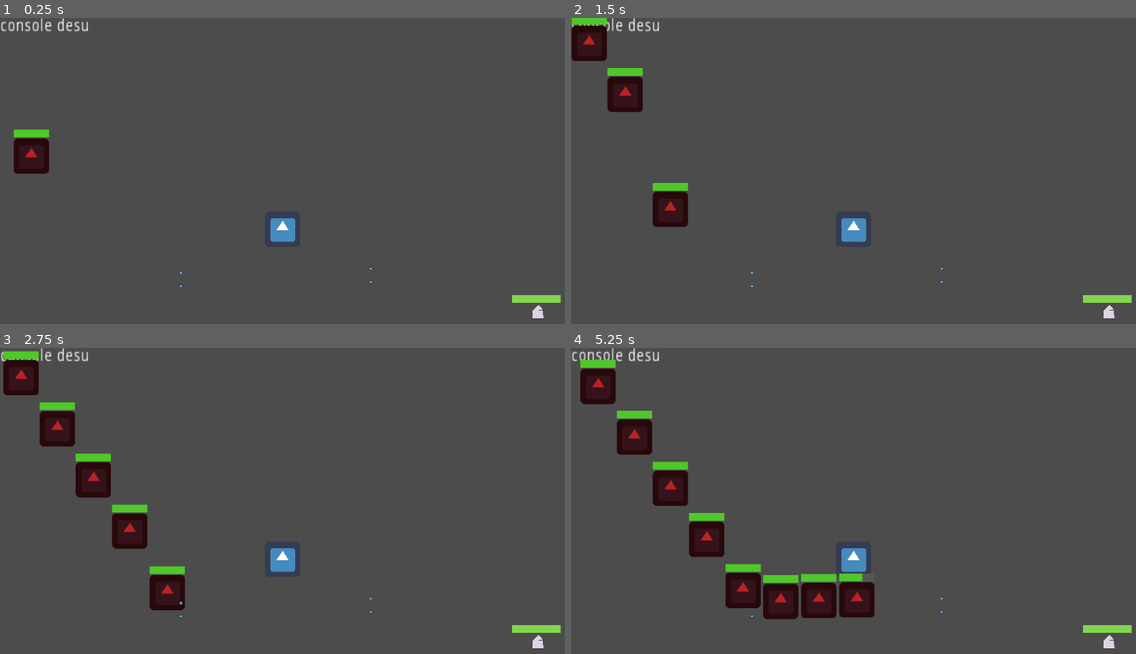
Above: before the commit, frames 1-4 (two rows, left to right).
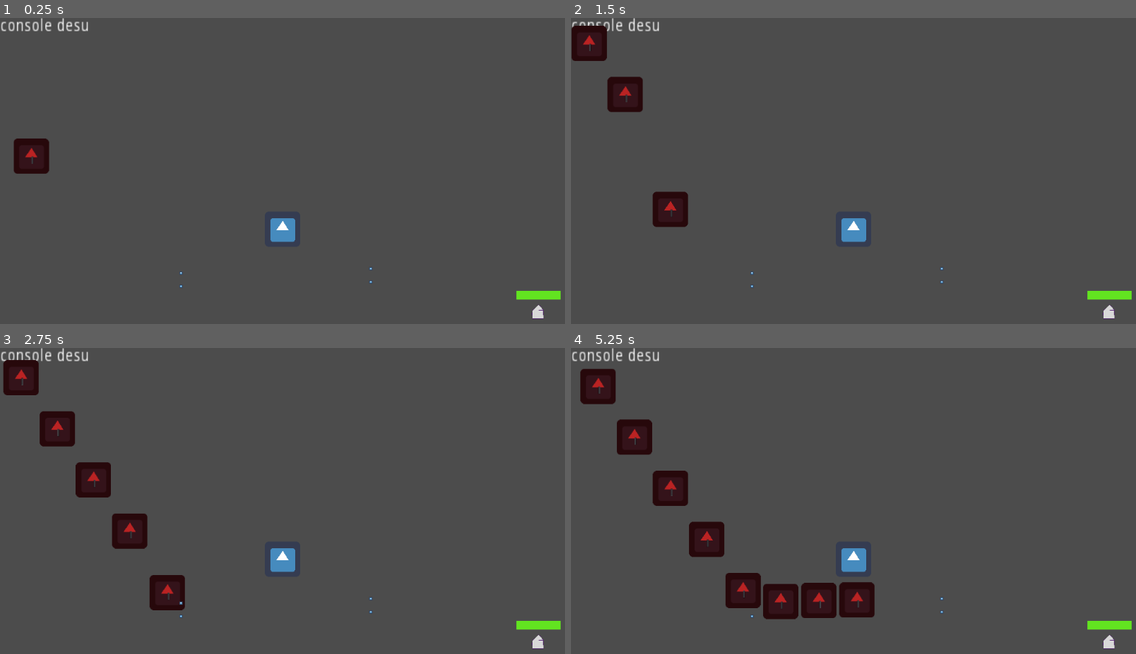
Above: after the commit, the same moments.

Repository: BeatMil/the_node
Game: Godot game, scene res://scene/stage1.tscn
Two runs of this game, one before a commit and one after it. Both use one fixed random seed, a clock stepped at 60 frames per second and the inputs below. The engine's default icon, where the game draws it, is replaced by a stand-in: a white triangle on a blue panel in a dark square.
Inputs:
- Up to frame 1 (0.25 s): no input
- Up to frame 2 (1.5 s): no input
- Up to frame 3 (2.75 s): no input
- Up to frame 4 (5.25 s): no input

The runs differ from the first frame. In frame 1, 0.5% of the frame differs, in the area x 2-100%, y 36-94%; in frame 2, 0.8%; in frame 3, 1.2%; in frame 4, 1.7%, in the area x 1-100%, y 3-94%.
Error after the commit: Parse Error: Can't assign to an expression (res://script/health_bar.gd:29)

Commit message:
Still in progress of making health_bar.tscn that changes color  Bug: All of the health bar has the same color regarless of health  Changes to be committed: 	new file:   media/stylebox/green_stylebox.tres 	modified:   prefab/enemy.tscn 	modified:   prefab/health_bar.tscn 	modified:   prefab/home.tscn 	modified:   project.godot 	modified:   scene/beat.tscn 	modified:   script/health_bar.gd

Diff:
--- /dev/null
+++ b/media/stylebox/green_stylebox.tres
@@ -0,0 +1,4 @@
+[gd_resource type="StyleBoxFlat" format=2]
+
+[resource]
+bg_color = Color( 0.388235, 0.898039, 0.129412, 1 )
--- a/prefab/enemy.tscn
+++ b/prefab/enemy.tscn
@@ -1,16 +1,10 @@
-[gd_scene load_steps=6 format=2]
+[gd_scene load_steps=4 format=2]
 
 [ext_resource path="res://icon.png" type="Texture" id=1]
 [ext_resource path="res://script/enemy.gd" type="Script" id=2]
 
 [sub_resource type="RectangleShape2D" id=1]
 extents = Vector2( 32, 32 )
-
-[sub_resource type="StyleBoxFlat" id=2]
-bg_color = Color( 0.309804, 0.788235, 0.168627, 1 )
-
-[sub_resource type="StyleBoxFlat" id=3]
-bg_color = Color( 0.341176, 0.341176, 0.341176, 1 )
 
 [node name="enemy" type="Node2D"]
 script = ExtResource( 2 )
@@ -30,16 +24,8 @@
 [node name="Tween" type="Tween" parent="."]
 
 [node name="health_bar" type="ProgressBar" parent="."]
-margin_left = -32.0
-margin_top = -48.0
-margin_right = 32.0
-margin_bottom = -34.0
-custom_styles/fg = SubResource( 2 )
-custom_styles/bg = SubResource( 3 )
-max_value = 3.0
-step = 1.0
-value = 2.0
-percent_visible = false
+margin_right = 4.0
+margin_bottom = 14.0
 __meta__ = {
 "_edit_use_anchors_": false
 }
--- a/prefab/health_bar.tscn
+++ b/prefab/health_bar.tscn
@@ -1,9 +1,7 @@
 [gd_scene load_steps=4 format=2]
 
 [ext_resource path="res://script/health_bar.gd" type="Script" id=1]
-
-[sub_resource type="StyleBoxFlat" id=1]
-bg_color = Color( 0.811765, 0.811765, 0.811765, 1 )
+[ext_resource path="res://media/stylebox/green_stylebox.tres" type="StyleBox" id=2]
 
 [sub_resource type="StyleBoxFlat" id=2]
 bg_color = Color( 0.192157, 0.192157, 0.192157, 1 )
@@ -11,7 +9,7 @@
 [node name="health_bar" type="ProgressBar"]
 margin_right = 80.0
 margin_bottom = 16.0
-custom_styles/fg = SubResource( 1 )
+custom_styles/fg = ExtResource( 2 )
 custom_styles/bg = SubResource( 2 )
 max_value = 10.0
 step = 1.0
--- a/prefab/home.tscn
+++ b/prefab/home.tscn
@@ -1,15 +1,10 @@
-[gd_scene load_steps=6 format=2]
+[gd_scene load_steps=5 format=2]
 
 [ext_resource path="res://media/home.png" type="Texture" id=1]
 [ext_resource path="res://script/home.gd" type="Script" id=2]
+[ext_resource path="res://prefab/health_bar.tscn" type="PackedScene" id=3]
 
 [sub_resource type="RectangleShape2D" id=1]
-
-[sub_resource type="StyleBoxFlat" id=2]
-bg_color = Color( 0.513726, 0.843137, 0.305882, 1 )
-
-[sub_resource type="StyleBoxFlat" id=3]
-bg_color = Color( 0.345098, 0.345098, 0.345098, 1 )
 
 [node name="home" type="Node2D"]
 script = ExtResource( 2 )
@@ -23,20 +18,9 @@
 scale = Vector2( 0.0703125, 0.0703125 )
 texture = ExtResource( 1 )
 
-[node name="health_bar" type="ProgressBar" parent="."]
-anchor_left = 1.0
-anchor_right = 1.0
-margin_left = -48.0
-margin_top = -32.0
+[node name="health_bar" parent="." instance=ExtResource( 3 )]
+margin_left = -40.0
+margin_top = -40.0
 margin_right = 40.0
-margin_bottom = -18.0
-custom_styles/fg = SubResource( 2 )
-custom_styles/bg = SubResource( 3 )
-max_value = 10.0
-step = 1.0
-value = 1.0
-percent_visible = false
-__meta__ = {
-"_edit_use_anchors_": false
-}
+margin_bottom = -24.0
 [connection signal="area_entered" from="Area2D" to="." method="_on_Area2D_area_entered"]
--- a/project.godot
+++ b/project.godot
@@ -19,6 +19,10 @@
 run/main_scene="res://scene/stage1.tscn"
 config/icon="res://icon.png"
 
+[display]
+
+window/size/always_on_top=true
+
 [input]
 
 script={
--- a/scene/beat.tscn
+++ b/scene/beat.tscn
@@ -1,8 +1,9 @@
-[gd_scene load_steps=4 format=2]
+[gd_scene load_steps=5 format=2]
 
 [ext_resource path="res://prefab/node.tscn" type="PackedScene" id=1]
 [ext_resource path="res://prefab/home.tscn" type="PackedScene" id=2]
 [ext_resource path="res://script/beat.gd" type="Script" id=3]
+[ext_resource path="res://prefab/default_tower.tscn" type="PackedScene" id=4]
 
 [node name="beat" type="Node2D"]
 script = ExtResource( 3 )
@@ -23,3 +24,6 @@
 
 [node name="spawn_point" type="Position2D" parent="."]
 position = Vector2( 0, 288 )
+
+[node name="default_tower" parent="." instance=ExtResource( 4 )]
+position = Vector2( 512, 192 )
--- a/script/health_bar.gd
+++ b/script/health_bar.gd
@@ -1,16 +1,33 @@
 extends ProgressBar
+
+# set of colors
+const BLUE = Color(0.03, 0.25, 0.76)
+const GREEN = Color(0.25, 0.80, 0.20)
+const ORANGE = Color(0.81, 0.32, 0.09)
+const RED = Color(0.87, 0.11, 0.11)
+
+const GREEN_BOX = preload("res://media/stylebox/green_stylebox.tres")
+
+# call once and done
+#var style_box = $".".get("custom_styles/fg")
 
 
 func _ready():
-	var style_box = $".".get("custom_styles/fg")
-	style_box.bg_color = Color(0.03, 0.25, 0.76)
+	var green_box = StyleBoxFlat
+#	green_box.bg_color = GREEN
+	print(green_box.bg_color)
+	health_color_adjuster()
 
 
-func _on_health_bar_value_changed(value):
-	pass # Replace with function body.
+func _on_health_bar_value_changed(_value):
+	health_color_adjuster()
 
 
 func health_color_adjuster():
-	if value/max_value >= 0.6:
-		pass
-	pass
+	var percent = value/max_value
+	if percent >= 0.6:
+		self.get("custom_styles/fg") = GREEN_BOX
+	elif percent >= 0.4:
+		self.get("custom_styles/fg").bg_color = ORANGE
+	else:
+		self.get("custom_styles/fg").bg_color = RED
